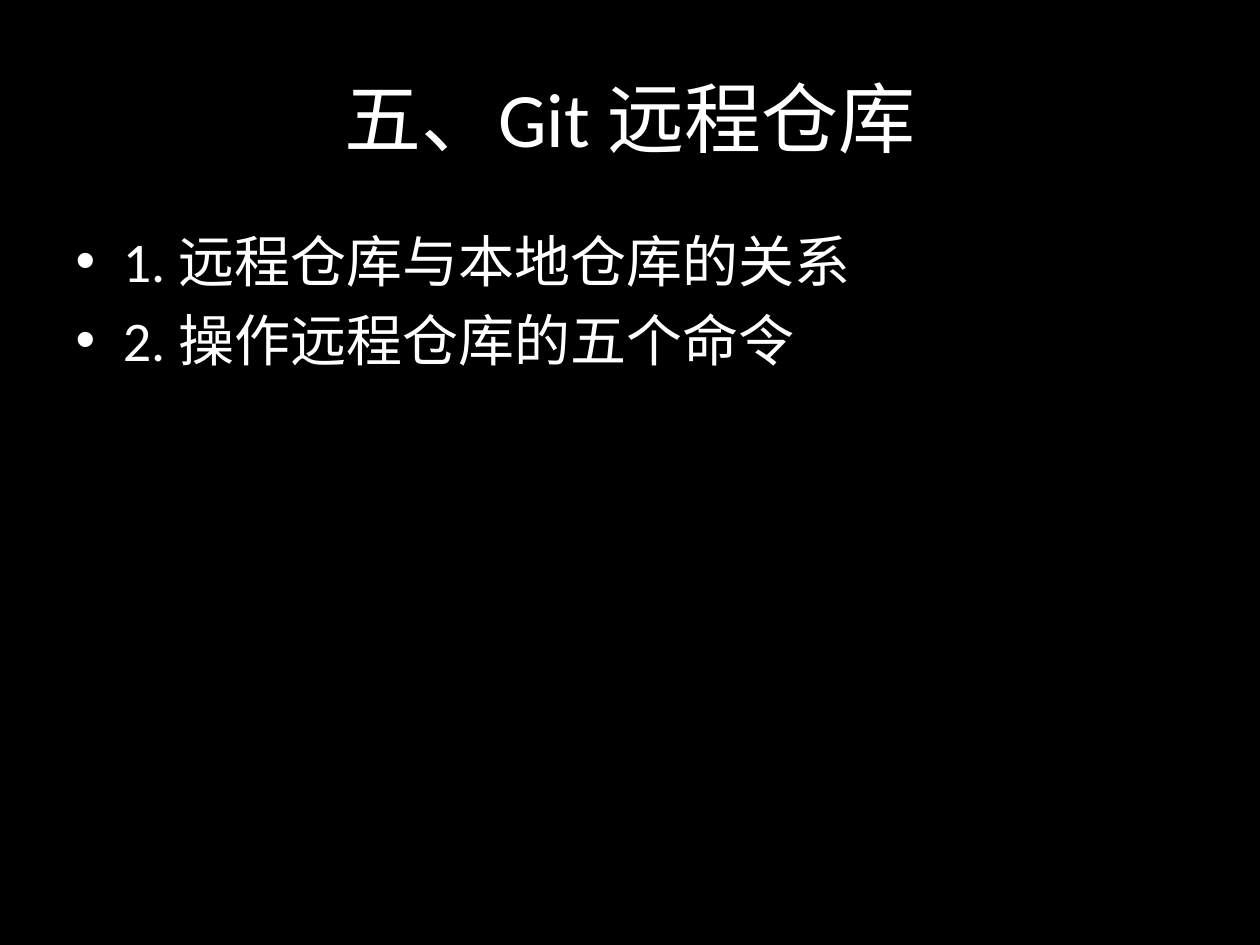
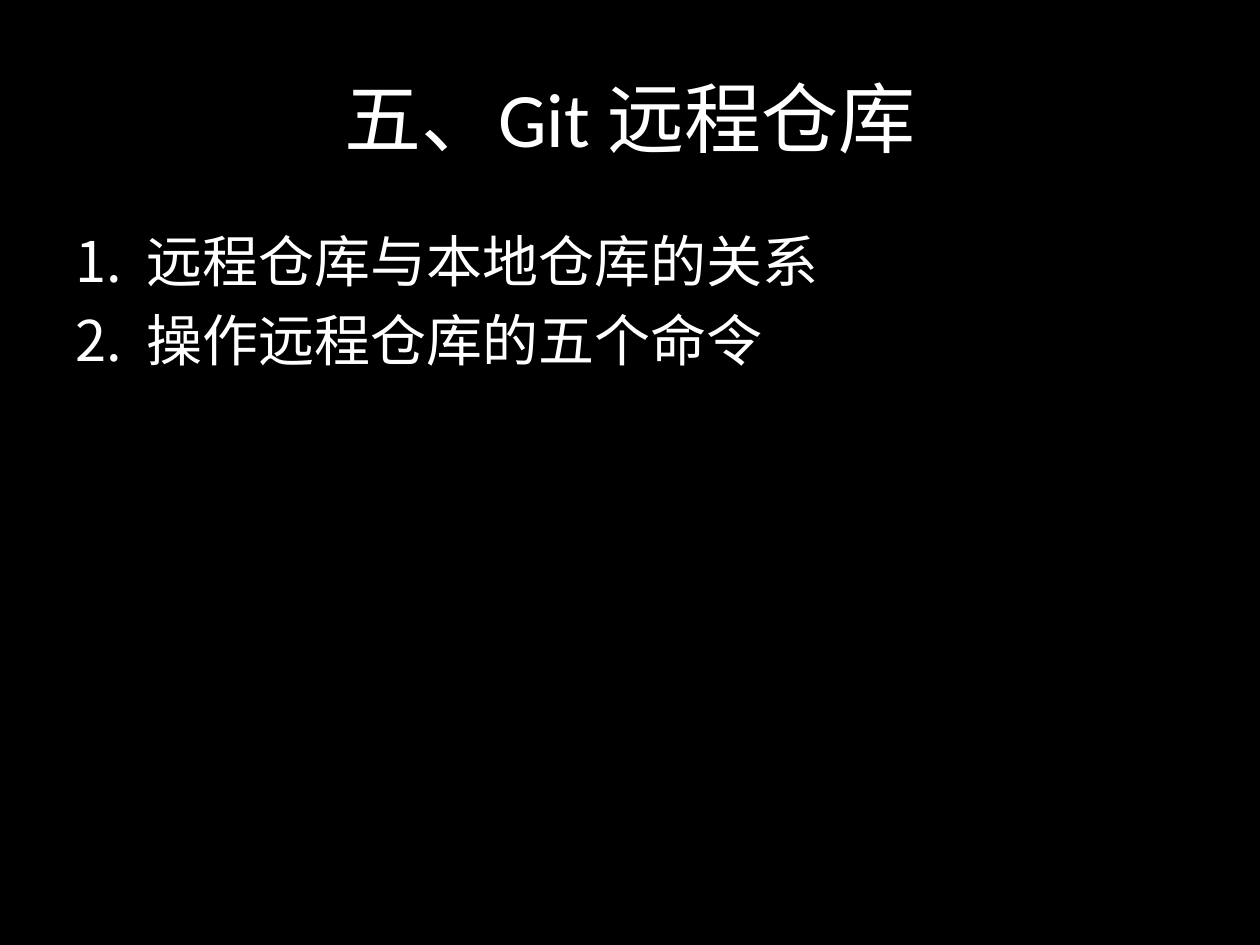
Before and after one commit to sontekliu/git-book, a slide deck: slide 33 of Git.pptx (slide 31 before the commit). Drawn at 1260x945 pixels with LibreOffice and Linux fonts; fonts in the diff are those of the drawing. Boxes give left, top, right and bottom in pixels: in the first picture for what was removed or moved away, otherwise in the second. Text is boxed around its words. In the diff, an @@ line names an element or a change of style, - is before the commit and + after.

```diff
--- a/Git.pptx
+++ b/Git.pptx
@@ text at <box>146,235,818,366</box>: text changed @@
-• 1. 远程仓库与本地仓库的关系
-• 2. 操作远程仓库的五个命令
+1. 远程仓库与本地仓库的关系
+2. 操作远程仓库的五个命令
```
Also in this commit, not shown: 18 other slides changed, 4 slides added.
